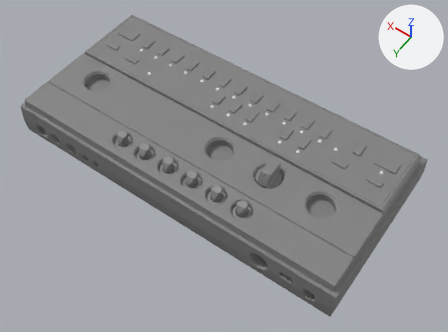
The Blender file tb303/tb303-2.blend as it was, and as the next commit left it.
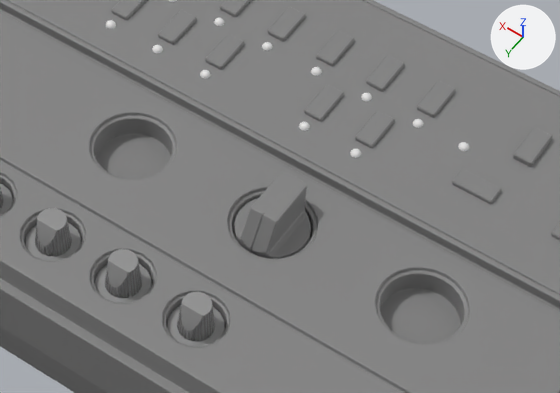
Old and new are each drawn whole from a 50 mm lens placed at (-0.197, 0.266, 0.392), pointed at (-0.015, 0.011, -0.008) and again close up on the part from 39% to 82% of the width and 30% to 71% of the height. Lighting does not change. The marker at upper right points along +X, +Y and +Z.

In view in the first close-up: 'body', 'knob', 'knob.001', 'knob.002', 'knob.filter', 'knob.function', 'knob.pitch', 'knob.track-mode'.
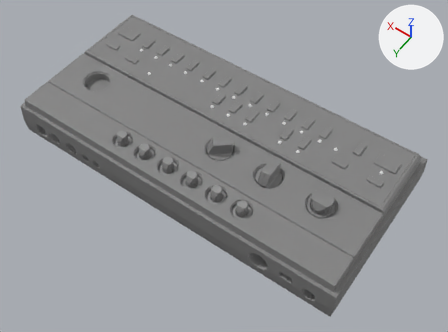
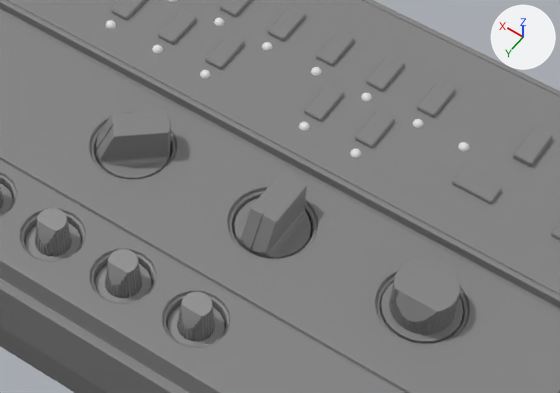
ob_cutter_005 is not drawn itself; it is used by a modifier of ob_knob_filter.
ob_cutter_006 is not drawn itself; it is used by a modifier of ob_knob_volume.
ob_guide_001 is not drawn itself; it is used by a modifier of ob_knob_track_mode_001.

Boxes (x1, y1, x2, y2) around the edits, measured in the close-ups (560 x 393 px):
'knob.filter', reshaped
    both: (0, 184, 225, 347)
'knob.volume', added
    after: (380, 259, 463, 344)
'knob.track-mode.001', added
    after: (96, 110, 171, 179)

Patch to the scene script:
```diff
--- a/tb303/tb303-2.blend.py
+++ b/tb303/tb303-2.blend.py
@@ mat_knob_volumne @@
+mat_knob_volumne = bpy.data.materials.new('knob.volumne')
+# colours: grey #838383
+# uses the picture img_knob_volume_normal
@@ me_cube_005 @@
+me_cube_005.from_pydata([(-1.0, -1.0, -0.82), (-1.0, -1.08, 0.19), (-1.0, 0.08, -0.82), (-1.0, 0.0, 0.19), (1.0, -1.0, -0.82), (1.0, -1.08, 0.19), (1.0, 0.08, -0.82), (1.0, 0.0, 0.19)], [], [(0, 1, 3, 2), (2, 3, 7, 6), (6, 7, 5, 4), (4, 5, 1, 0), (2, 6, 4, 0), (7, 3, 1, 5)])
@@ ob_cutter_005 @@
 ob_cutter_005.matrix_parent_inverse = Matrix(((1.0, 0.0, 0.0, 0.062), (0.0, 1.0, 0.0, -0.0552), (0.0, 0.0, 1.0, -0.0113), (0.0, 0.0, 0.0, 1.0)))
-ob_cutter_005.location = (-0.062, 0.0682, 0.0253)
+ob_cutter_005.location = (-0.062, 0.0682, 0.026)
 ob_cutter_005.rotation_euler = (0.353, 0.0, 0.0)  # degrees (20, 0, 0)
@@ ob_guide_001 @@
+ob_guide_001 = bpy.data.objects.new('guide.001', me_cylinder_010.copy())  # the mesh of ob_guide
+ob_guide_001.parent = ob_knob_track_mode_001
+ob_guide_001.location = (-0.0616, 0.0187, 0.0308)
@@ ob_knob_track_mode_001 @@
+ob_knob_track_mode_001 = bpy.data.objects.new('knob.track-mode.001', me_cylinder_009.copy())  # the mesh of ob_knob_track_mode; modifiers SHRINKWRAP, MIRROR, BEVEL, WEIGHTED_NORMAL, SHRINKWRAP
+ob_knob_track_mode_001.location = (-0.0162, 0.0187, 0.0103)
+ob_knob_track_mode_001.rotation_euler = (0.0, 0.0, -0.856)  # degrees (0, 0, -49)
+ob_knob_track_mode_001.scale = (0.0101, 0.0101, 0.0101)
@@ ob_cutter_006 @@
+ob_cutter_006 = bpy.data.objects.new('cutter.006', me_cube_005)
+ob_cutter_006.parent = ob_knob_volume
+ob_cutter_006.location = (-0.106, 0.0386, 0.045)
+ob_cutter_006.rotation_euler = (0.391, 0.0, 0.0)  # degrees (22, 0, 0)
+ob_cutter_006.scale = (0.00924, 0.0184, 0.0184)
@@ ob_knob_volume @@
+ob_knob_volume = bpy.data.objects.new('knob.volume', me_cylinder_004)  # 96 vertices, 74 faces; spans x -0.0104..0.0104, y -0.0104..0.0104, z -0.0046..0.0142; modifiers BOOLEAN, BEVEL
+ob_knob_volume.location = (-0.1061, 0.0187, 0.0164)
```
